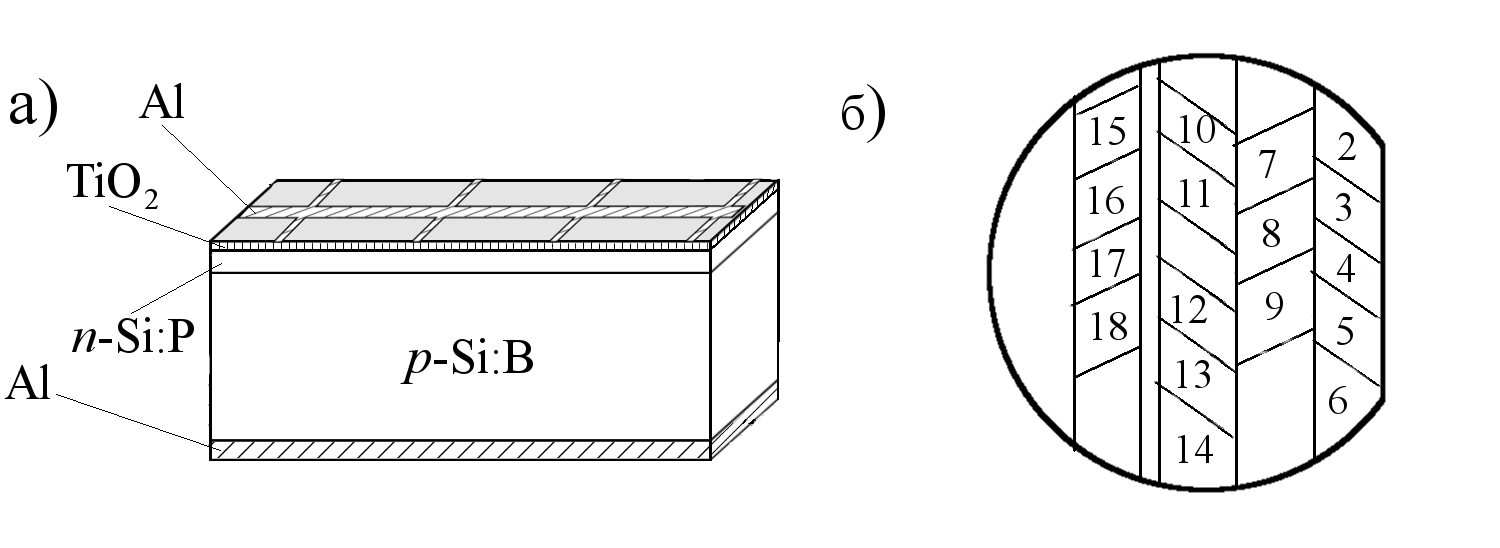
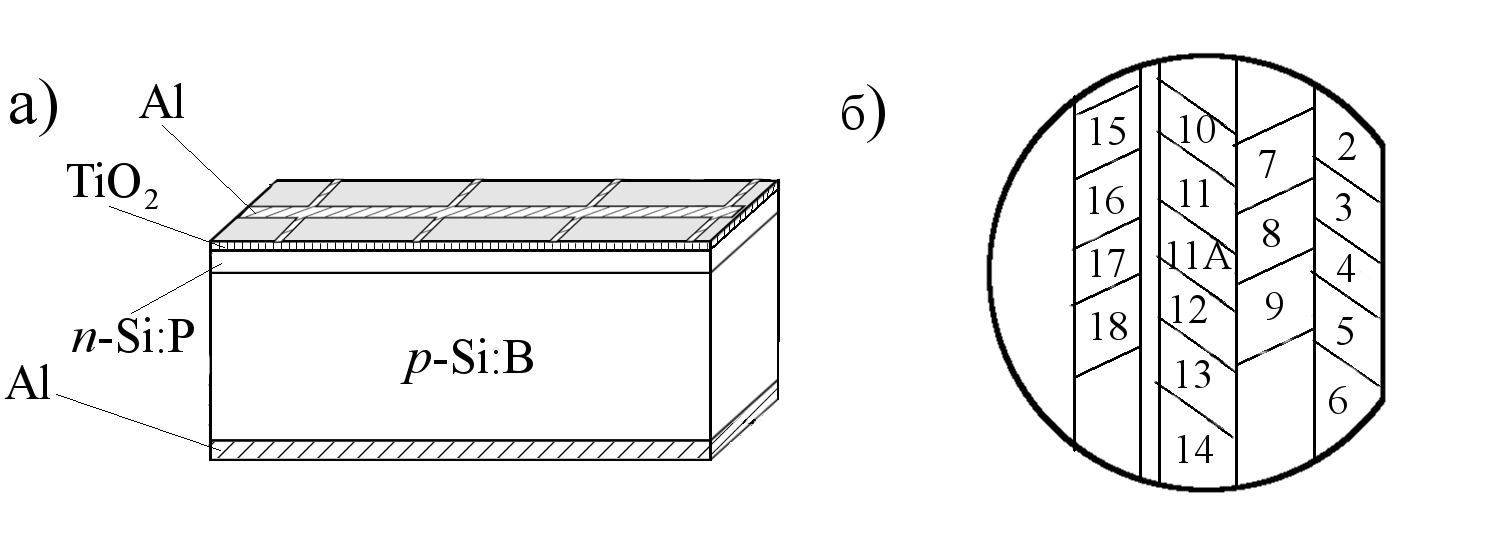
Layered file, before and after one edit (1500 x 548). Changes by layer:
added layer "11A" above "11" over [1168, 241, 1232, 269]
